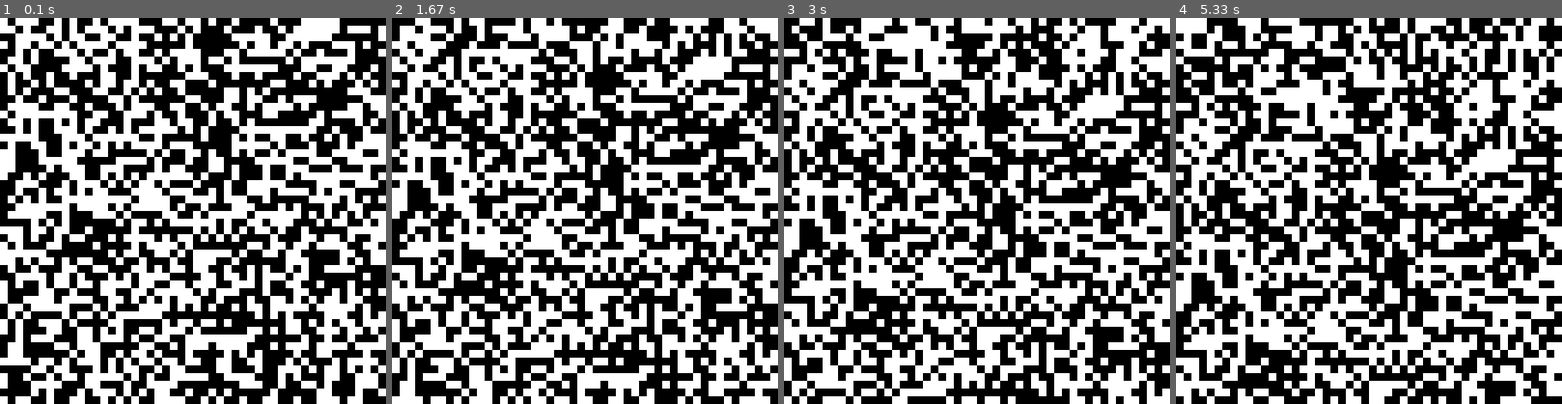
Above: before the commit, frames 1-4 (left to right).
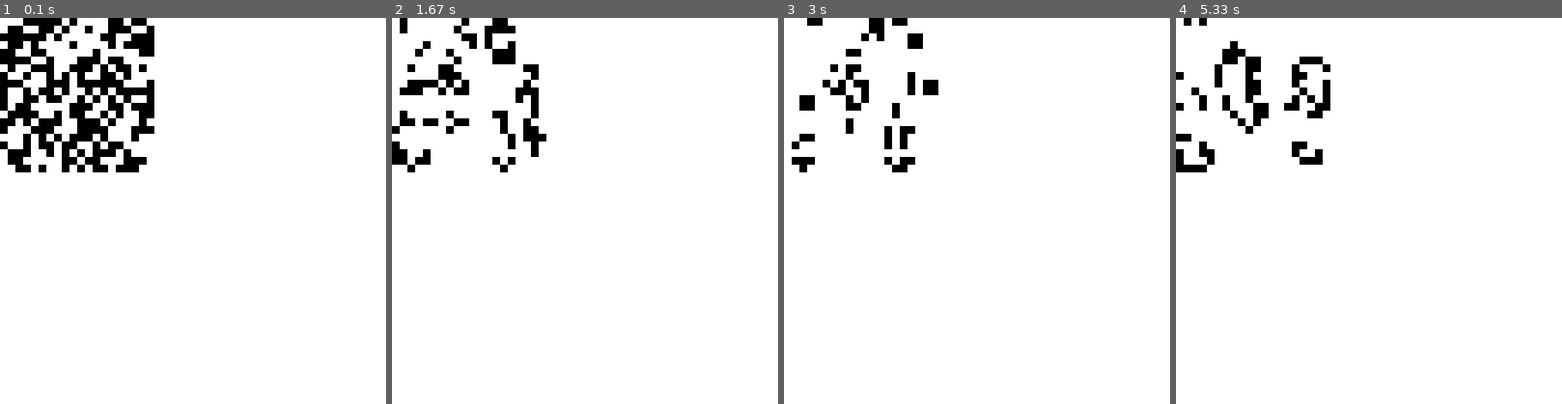
Above: after the commit, the same moments.

Repository: sillypantscoder/pygame_gameoflife
Game: pygame game, started from main.py
Two runs of this game, one before a commit and one after it. Both use one fixed random seed, a clock stepped at 60 frames per second and the inputs below.
Inputs:
- Up to frame 1 (0.1 s): no input
- Up to frame 2 (1.67 s): tap Space at 0.33, 0.73, 1.03, 1.23, 1.57 s
- Up to frame 3 (3 s): tap Space at 1.87, 2.07, 2.37, 2.63, 2.97 s
- Up to frame 4 (5.33 s): tap Space at 3.27, 3.4, 3.8, 4.1, 4.47, 4.87, 5.17 s

The runs differ from the first frame. In frame 1, 51% of the frame differs, in the area x 0-100%, y 0-100%; in frame 2, 51%; in frame 3, 50%; in frame 4, 51%.

Commit message:
Added cell helpers

Diff:
--- a/main.py
+++ b/main.py
@@ -5,18 +5,67 @@
 BLACK = (0, 0, 0)
 
 class Cell:
+	exists: bool = True
 	def __init__(self):
 		self.state: int = random.choice([0, 1])
 	def up(self):
 		pos = findCellIndex(self)
-		print(pos)
 		try:
 			return BOARD[pos[0]][pos[1] - 1]
 		except: return NullCell()
+	def down(self):
+		pos = findCellIndex(self)
+		try:
+			return BOARD[pos[0]][pos[1] + 1]
+		except: return NullCell()
+	def left(self):
+		pos = findCellIndex(self)
+		try:
+			return BOARD[pos[0] - 1][pos[1]]
+		except: return NullCell()
+	def right(self):
+		pos = findCellIndex(self)
+		try:
+			return BOARD[pos[0] + 1][pos[1]]
+		except: return NullCell()
+	def fourdirections(self):
+		r = CellGroup()
+		if self.up().exists: r.add(self.up())
+		if self.down().exists: r.add(self.down())
+		if self.left().exists: r.add(self.left())
+		if self.right().exists: r.add(self.right())
+		return r
+	def eightDirections(self):
+		r = CellGroup()
+		if self.up().exists: r.add(self.up())
+		if self.down().exists: r.add(self.down())
+		if self.left().exists: r.add(self.left())
+		if self.right().exists: r.add(self.right())
+		if self.up().left().exists: r.add(self.up().left())
+		if self.up().right().exists: r.add(self.up().right())
+		if self.down().left().exists: r.add(self.down().left())
+		if self.down().right().exists: r.add(self.down().right())
+		return r
+	def run(self):
+		return STATES[self.state](self)
+
+class CellGroup:
+	def __init__(self):
+		self.items: list[Cell] = []
+	def add(self, c: Cell): self.items.append(c)
+	def count(self, state: int):
+		count = 0
+		for c in self.items:
+			if c.state == state: count += 1
+		return count
 
 class NullCell:
+	exists: bool = False
 	def __init__(self): self.state: int = 0
 	def up(self): return NullCell()
+	def down(self): return NullCell()
+	def left(self): return NullCell()
+	def right(self): return NullCell()
 
 def findCellIndex(c: Cell) -> "tuple[int, int]":
 	for x in range(BOARDSIZE[0]):
@@ -24,9 +73,13 @@
 			return (x, BOARD[x].index(c))
 		except ValueError: pass
 
+STATES = [
+	lambda s: (s.eightDirections().count(1) == 3) * 1,
+	lambda s: (s.eightDirections().count(1) in [2, 3]) * 1
+]
 SCREENSIZE = [500, 500]
 screen = pygame.display.set_mode(SCREENSIZE, pygame.RESIZABLE)
-BOARDSIZE = (80, 80)
+BOARDSIZE = (20, 20)
 BOARD = [[Cell() for x in range(BOARDSIZE[0])] for y in range(BOARDSIZE[1])]
 CELLSIZE = 10
 
@@ -35,8 +88,7 @@
 	newBoard = [[Cell() for x in range(BOARDSIZE[0])] for y in range(BOARDSIZE[1])]
 	for x in range(BOARDSIZE[0]):
 		for y in range(BOARDSIZE[1]):
-			newBoard[x][y].state = BOARD[x][y].up().state
-			print(BOARD[x][y].up, BOARD[x][y].up())
+			newBoard[x][y].state = BOARD[x][y].run()
 	BOARD = newBoard
 
 c = pygame.time.Clock()
